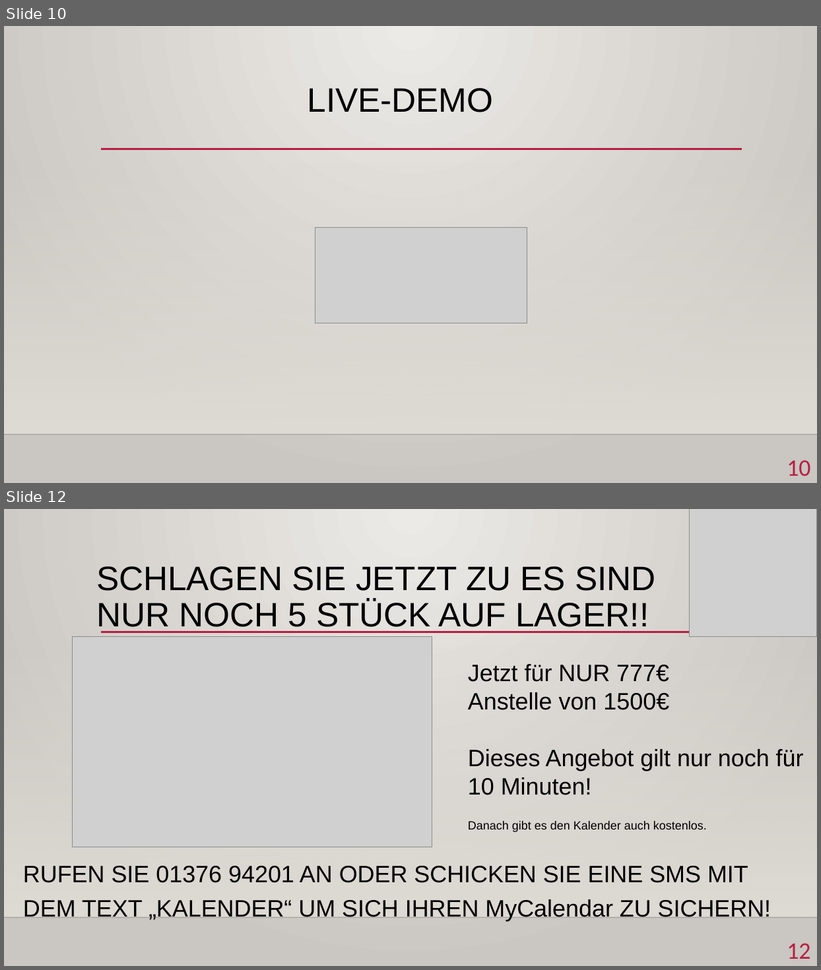
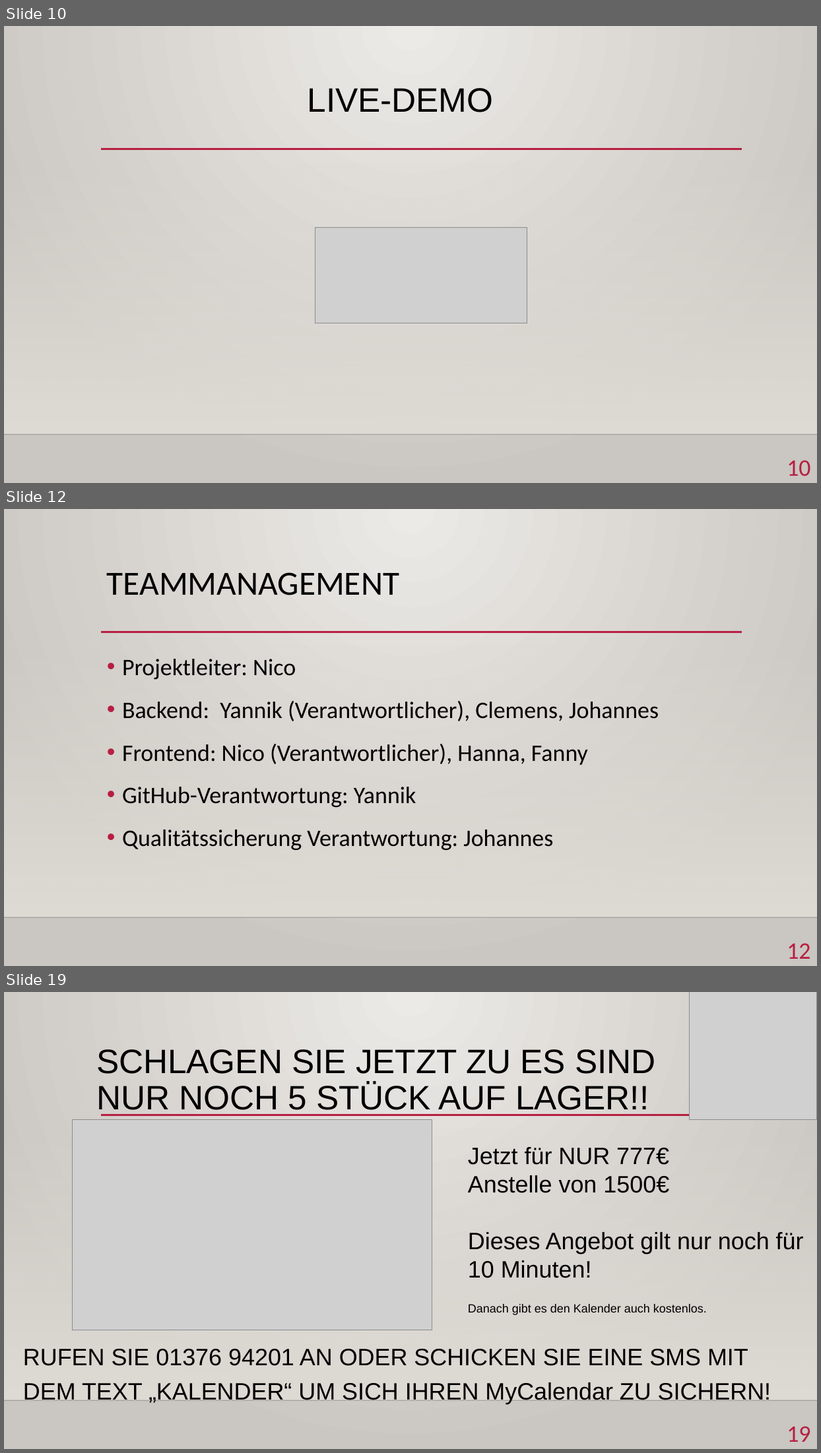
Before and after one commit to yschiebelhut/Geburtstagskalender, a slide deck: MyCalendar.pptx. Shown one above the other, each under a label of ours: slides 10 and 12 before the commit, slides 10, 12 and 19 after it; the slides between them are not shown. The pictures are 821x970 and 821x1453 pixels, drawn with LibreOffice and Linux fonts; fonts in the diff are those of the drawing; grey boxes stand for pictures; background and template pictures are left out. Boxes give left, top, right and bottom in pixels: in the first picture for what was removed or moved away, otherwise in the second. Text is boxed around its words. In the diff, an @@ line names an element or a change of style, - is before the commit and + after.

Commit message:
PM Teil von Fanny und mir

```diff
--- a/MyCalendar.pptx
+++ b/MyCalendar.pptx
@@ slide 12 added at bbox=[4, 509, 817, 966], background gradient #ECEAE7 to #CAC7C1; not listed: 3 template elements that a slide beside it also shows @@
@@ title added at bbox=[107, 572, 399, 595], 40 pt, text #000000 @@
+TEAMMANAGEMENT
@@ text added at bbox=[122, 659, 659, 850], 28 pt, text #000000 @@
+• Projektleiter: Nico
+• Backend: Yannik (Verantwortlicher), Clemens, Johannes
+• Frontend: Nico (Verantwortlicher), Hanna, Fanny
+• GitHub-Verantwortung: Yannik
+• Qualitätssicherung Verantwortung: Johannes
@@ page number added at bbox=[787, 943, 811, 959], 28 pt, text #B71E42 @@
+12
@@ what was slide 12 is now slide 19 @@
@@ page number at bbox=[787, 1426, 811, 1442]: text changed @@
-12
+19
```
Also in this commit, not shown: 1 slide changed, 6 other slides added.
